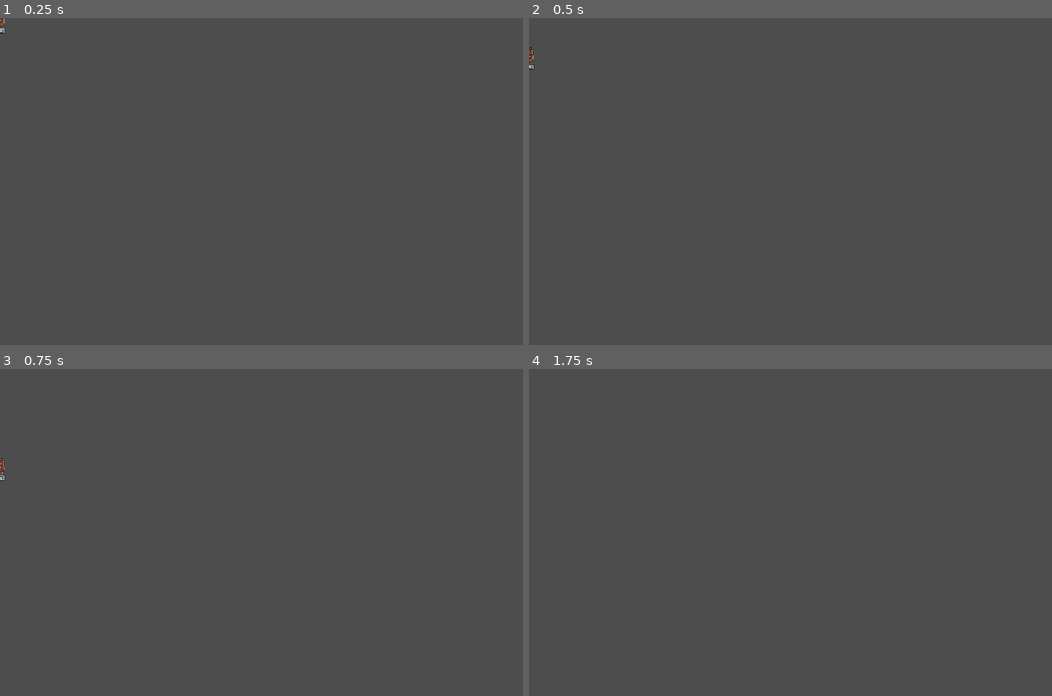
Above: before the commit, frames 1-4 (two rows, left to right).
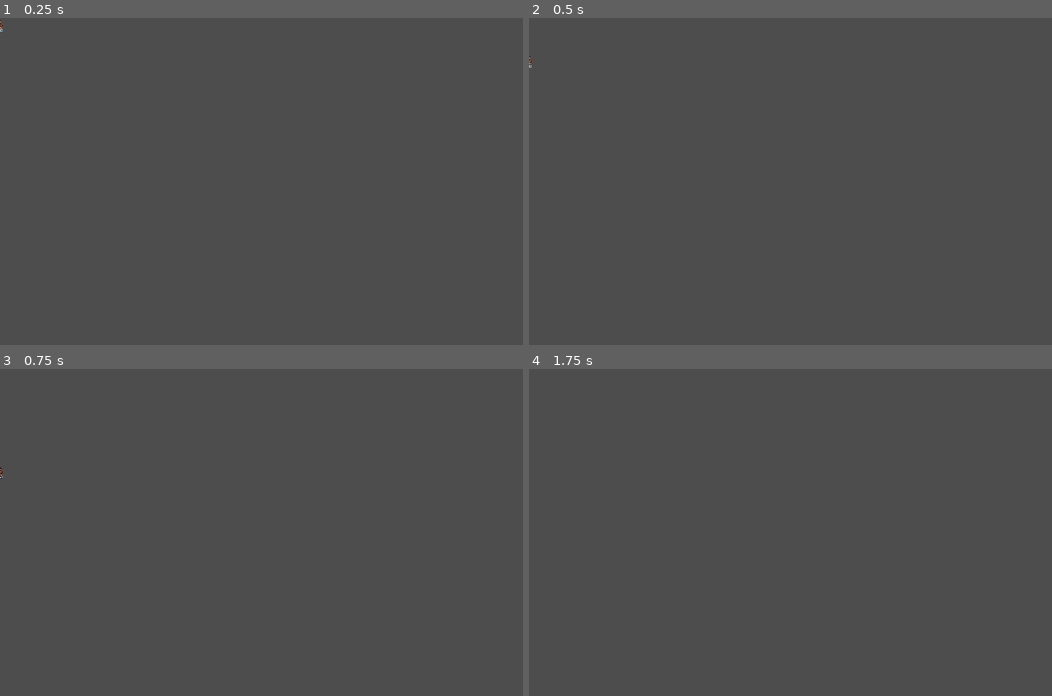
Above: after the commit, the same moments.

Repository: RobChiocchio/godot-wild-jam-58
Game: Godot game, scene res://scenes/statues/metal_statue.tscn
Same seed, same stepped clock (60 frames per second), same inputs: the game is played once before the commit and once after it. This scene is started directly instead of the project's main scene.
Inputs (mouse positions are in pixels of both pictures, inside the frame that each line leads up to):
- Up to frame 1 (0.25 s): no input
- Up to frame 2 (0.5 s): no input
- Up to frame 3 (0.75 s): tap Enter at 0.5 s; move the mouse to (376, 516) at 0.52 s; press the mouse at (376, 516) at 0.53 s; hold D (move_right) from 0.53 s (still down)
- Up to frame 4 (1.75 s): tap W (jump) at 0.77 s; release D (move_right) at 1.25 s; release the mouse at (905, 516) at 1.25 s; tap Space at 1.25 s; drag from (685, 548) to (764, 597) at 1.27 s

The runs differ from the first frame. In frame 1, less than 0.1% of the frame differs, in the area x 0-1%, y 0-5%; in frame 2, less than 0.1%; in frame 3, less than 0.1%, in the area x 0-1%, y 27-35%; in frame 4, nothing differs.

Commit message:
Tweak metal statue

Diff:
--- a/scenes/statues/metal_statue.tscn
+++ b/scenes/statues/metal_statue.tscn
@@ -4,18 +4,25 @@
 [ext_resource type="Script" path="res://scripts/blowable.gd" id="1_ksmsw"]
 
 [node name="Statue" type="Node2D"]
-scale = Vector2(0.8, 0.8)
 
 [node name="RigidBody2D" type="RigidBody2D" parent="."]
 mass = 1.25
 script = ExtResource("1_ksmsw")
 
-[node name="TextureRect" type="TextureRect" parent="RigidBody2D"]
+[node name="CollisionPolygon2D" type="CollisionPolygon2D" parent="RigidBody2D"]
+scale = Vector2(0.5, 0.5)
+polygon = PackedVector2Array(-14, 10, 13, 10, 13, -3, 12, -3, 12, -46, -11, -46, -11, -55, -18, -55, -18, -4, -14, -4)
+
+[node name="TextureRect" type="TextureRect" parent="RigidBody2D/CollisionPolygon2D"]
+anchors_preset = 8
+anchor_left = 0.5
+anchor_top = 0.5
+anchor_right = 0.5
+anchor_bottom = 0.5
 offset_left = -22.0
 offset_top = -62.0
 offset_right = 18.0
 offset_bottom = 10.0
+grow_horizontal = 2
+grow_vertical = 2
 texture = ExtResource("1_g5hs6")
-
-[node name="CollisionPolygon2D" type="CollisionPolygon2D" parent="RigidBody2D"]
-polygon = PackedVector2Array(-14, 10, 13, 10, 13, -3, 12, -3, 12, -46, -11, -46, -11, -55, -18, -55, -18, -4, -14, -4)
